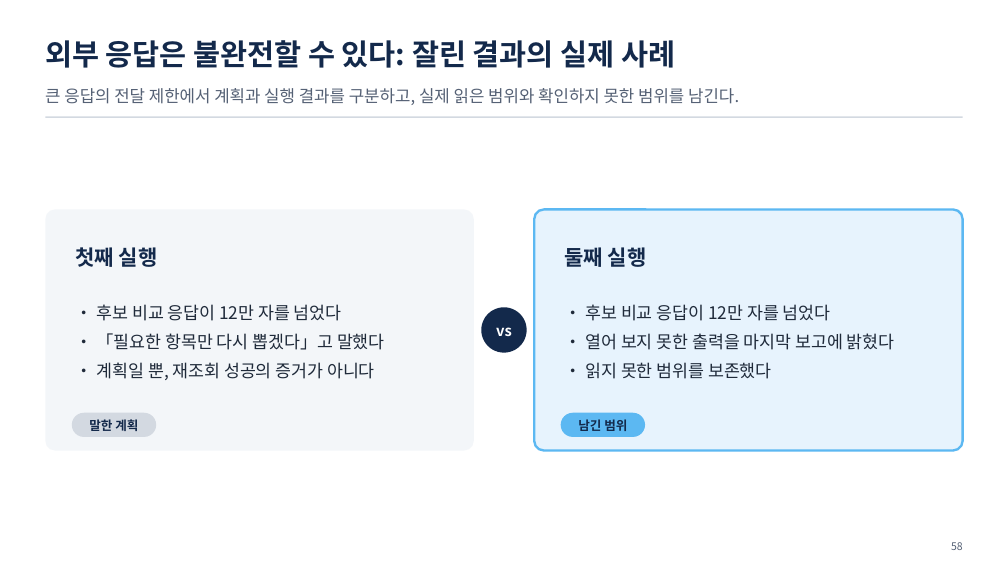
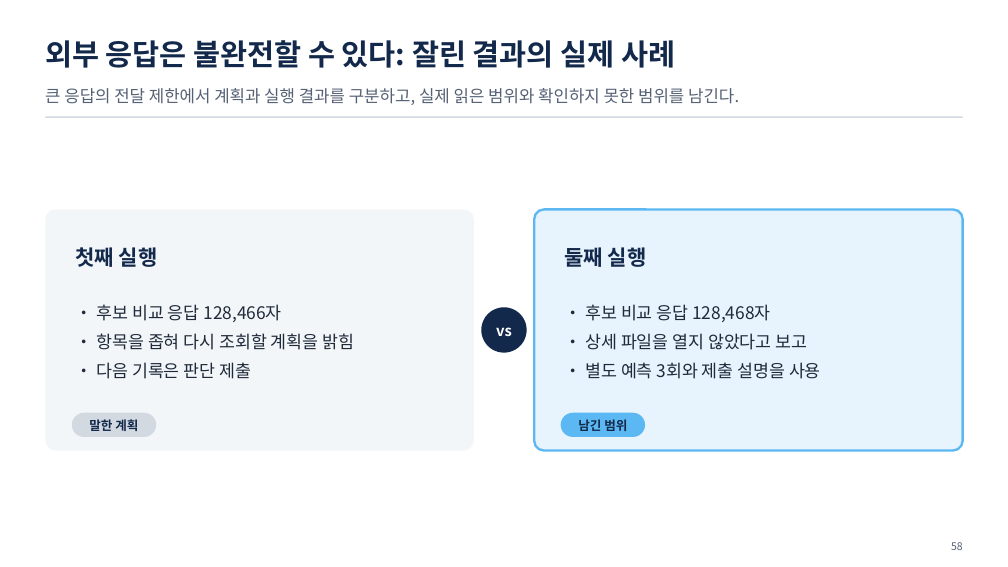
Before and after one commit to uengine-oss/hyd-iot-edu, a slide deck: slide 58 of workspace/강의제작/산출물/통합반/이론/06회차/통합반_06일차.pptx. Drawn at 1008x567 pixels with LibreOffice and Linux fonts; fonts in the diff are those of the drawing. Boxes give left, top, right and bottom in pixels: in the first picture for what was removed or moved away, otherwise in the second. Text is boxed around its words. In the diff, an @@ line names an element or a change of style, - is before the commit and + after.

```diff
--- a/workspace/강의제작/산출물/통합반/이론/06회차/통합반_06일차.pptx
+++ b/workspace/강의제작/산출물/통합반/이론/06회차/통합반_06일차.pptx
@@ text at <box>97,304,354,379</box>: text changed @@
-• 후보 비교 응답이 12만 자를 넘었다
-• 「필요한 항목만 다시 뽑겠다」고 말했다
-• 계획일 뿐, 재조회 성공의 증거가 아니다
+• 후보 비교 응답 128,466자
+• 항목을 좁혀 다시 조회할 계획을 밝힘
+• 다음 기록은 판단 제출
@@ text at <box>585,304,821,379</box>: text changed @@
-• 후보 비교 응답이 12만 자를 넘었다
-• 열어 보지 못한 출력을 마지막 보고에 밝혔다
-• 읽지 못한 범위를 보존했다
+• 후보 비교 응답 128,468자
+• 상세 파일을 열지 않았다고 보고
+• 별도 예측 3회와 제출 설명을 사용
```
Also in this commit, not shown: 7 other slides changed, 24 other files.
